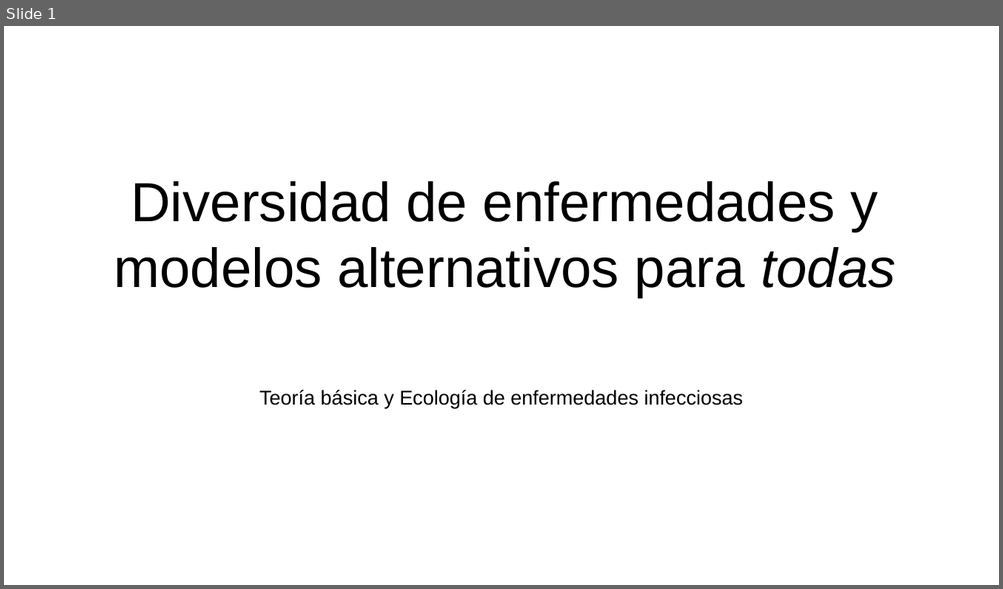
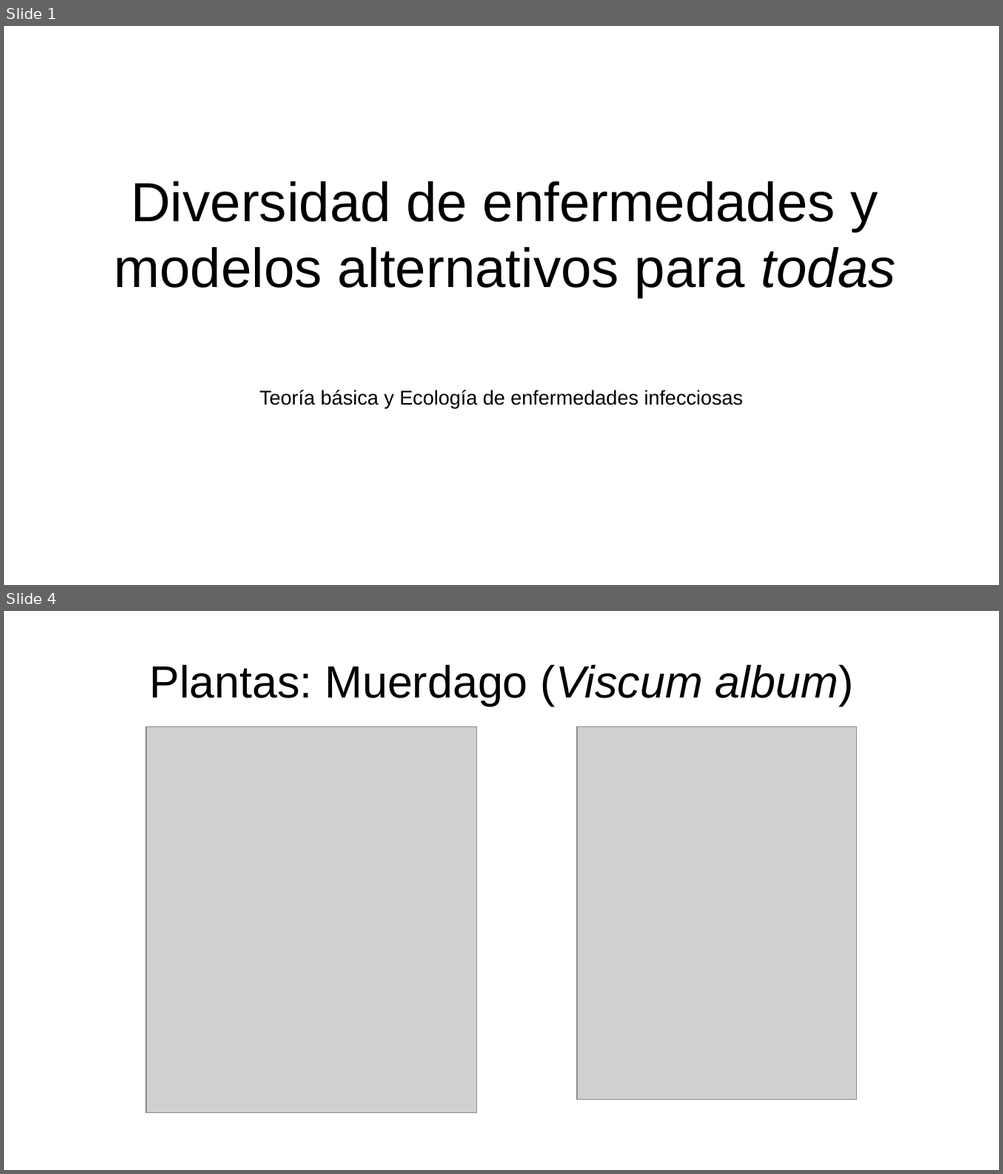
Before and after one commit to gerardommc/Ecologia-Teorica, a slide deck: Diversidad-enfermedades-infecciones.odp. Shown one above the other, each under a label of ours: slide 1 before the commit, slides 1 and 4 after it; the slides between them are not shown. The pictures are 1003x589 and 1003x1174 pixels, drawn with LibreOffice and Linux fonts; fonts in the diff are those of the drawing; grey boxes stand for pictures. Boxes give left, top, right and bottom in pixels: in the first picture for what was removed or moved away, otherwise in the second. Text is boxed around its words. In the diff, an @@ line names an element or a change of style, - is before the commit and + after.

```diff
--- a/Diversidad-enfermedades-infecciones.odp
+++ b/Diversidad-enfermedades-infecciones.odp
@@ slide 4 added at [4, 611, 999, 1170], background #FFFFFF @@
@@ title added at [149, 664, 853, 706], 36 pt, text #000000 @@
+Plantas: Muerdago (Viscum album)
@@ picture added at [145, 726, 476, 1113] @@
@@ picture added at [577, 726, 857, 1099] @@
```
Also in this commit, not shown: 21 other slides added, 28 other files.
